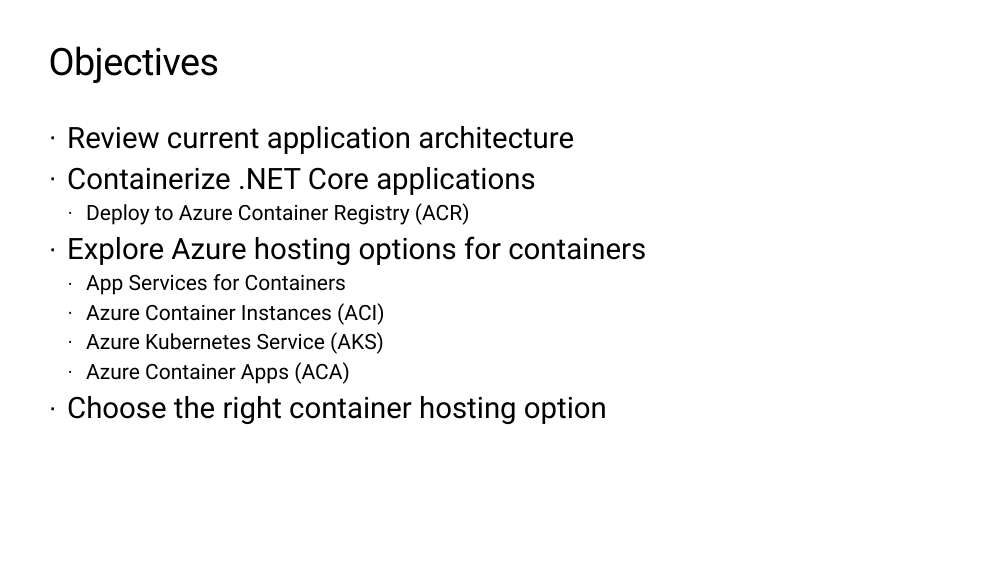
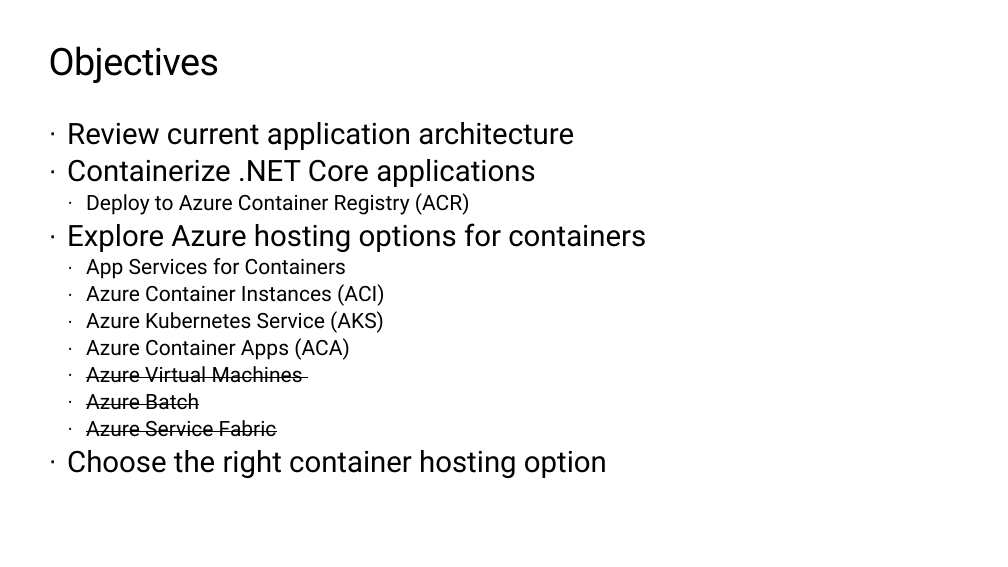
Before and after one commit to mattruma/containers-everywhere-in-azure, a slide deck: slide 8 of docs/ContainersEverywhereInAzure.pptx. Drawn at 1008x567 pixels with LibreOffice and Linux fonts; fonts in the diff are those of the drawing; background and template pictures are left out. Boxes give left, top, right and bottom in pixels: in the first picture for what was removed or moved away, otherwise in the second. Text is boxed around its words. In the diff, an @@ line names an element or a change of style, - is before the commit and + after.

```diff
--- a/docs/ContainersEverywhereInAzure.pptx
+++ b/docs/ContainersEverywhereInAzure.pptx
@@ text at box(67, 122, 646, 478): line spacing 1 to 0.9 @@
@@ text at box(86, 366, 303, 437): paragraphs added @@
+  · Azure Virtual Machines
+  · Azure Batch
+  · Azure Service Fabric
```
Also in this commit, not shown: 4 other slides changed.
